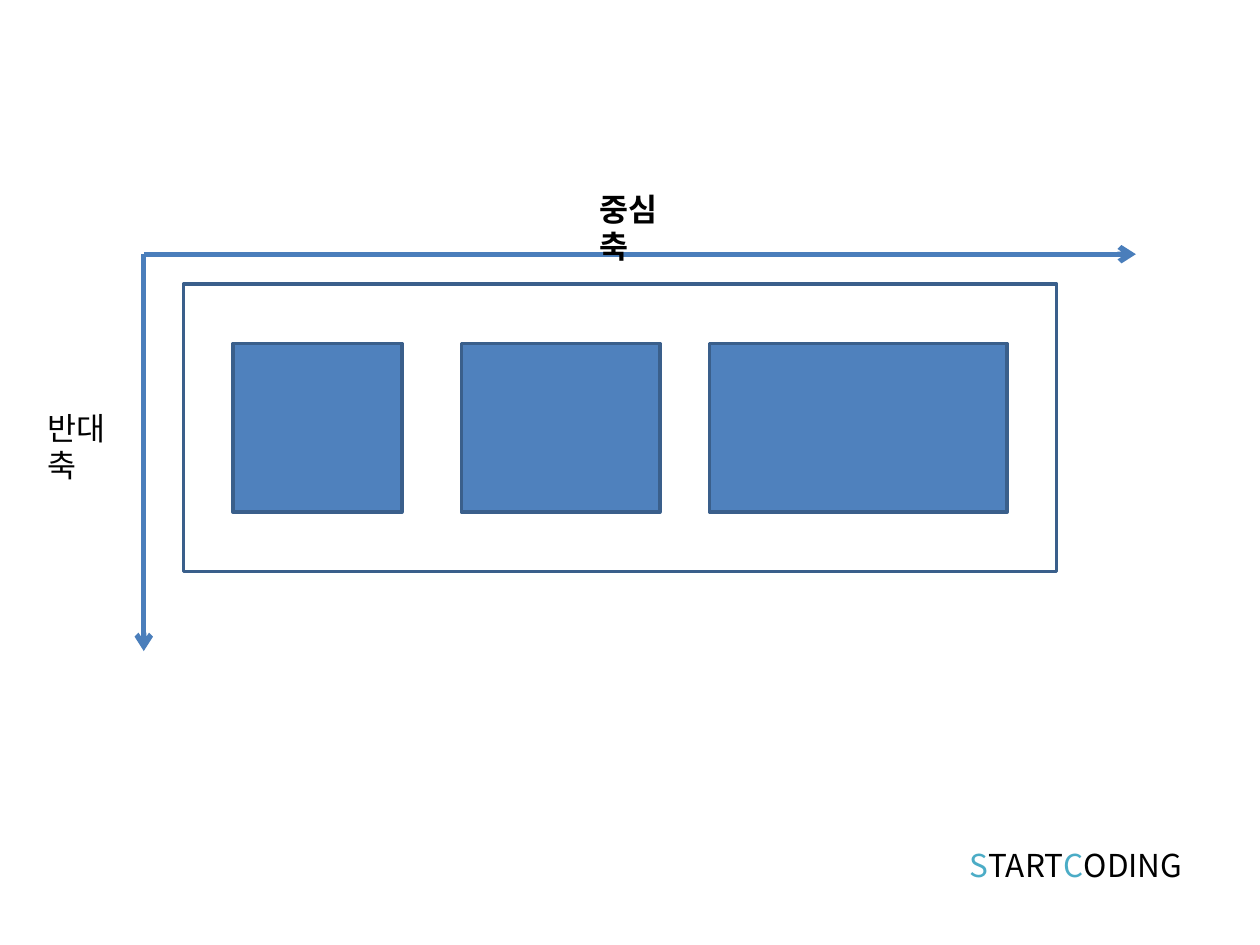
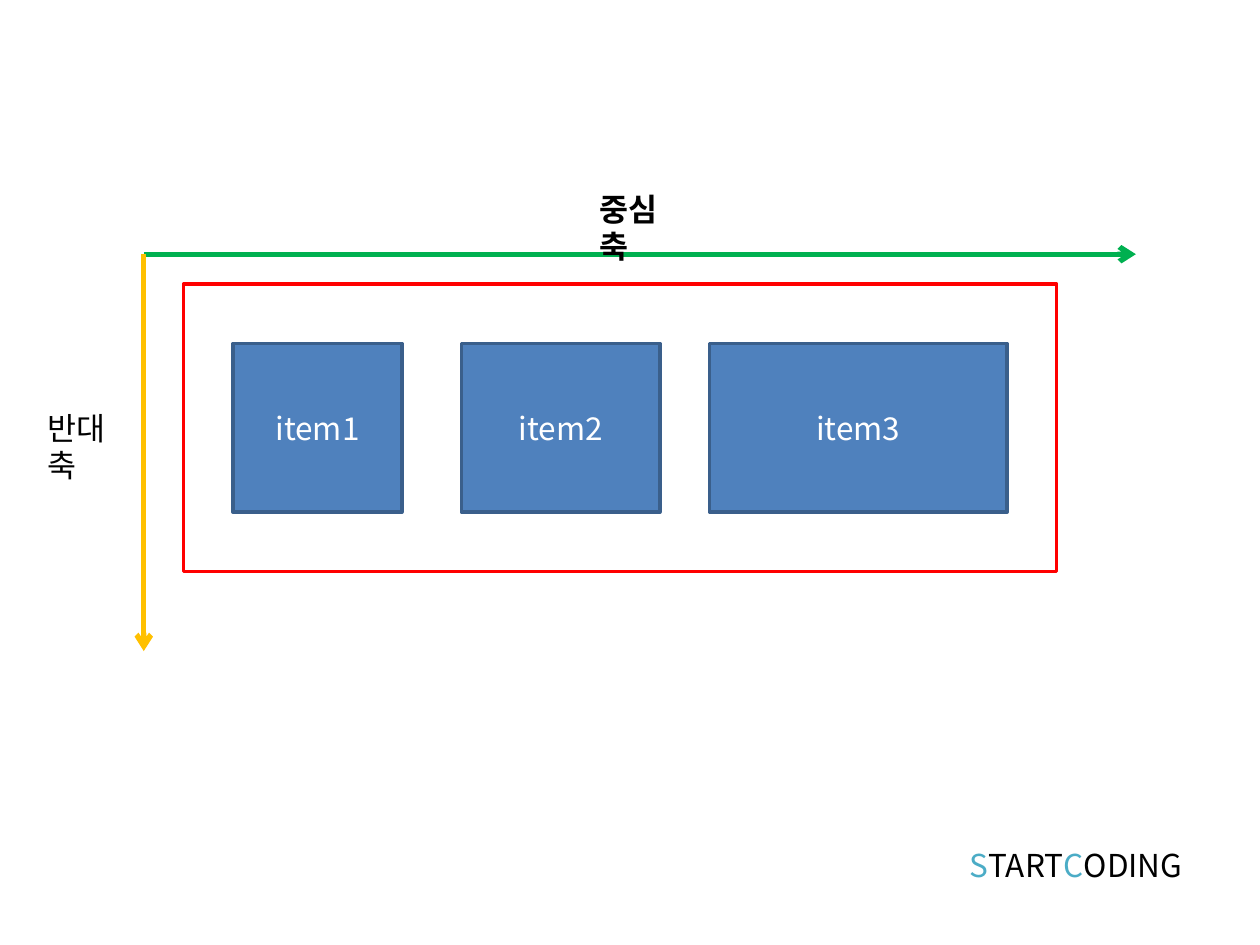
Before and after one commit to kwonkijun/web, a slide deck: slide 7 of 프론트엔드기초(PPT)/CSS3 8강_CSS 플렉스박스 레이아웃.pptx (slide 8 before the commit). Drawn at 1260x945 pixels with LibreOffice and Linux fonts; fonts in the diff are those of the drawing. Boxes give left, top, right and bottom in pixels: in the first picture for what was removed or moved away, otherwise in the second. Text is boxed around its words. In the diff, an @@ line names an element or a change of style, - is before the commit and + after.

```diff
--- a/프론트엔드기초(PPT)/CSS3 8강_CSS 플렉스박스 레이아웃.pptx
+++ b/프론트엔드기초(PPT)/CSS3 8강_CSS 플렉스박스 레이아웃.pptx
@@ arrow (144, 255) - (1137, 255): stroke #4B7EBC 3 pt to #00B050 3 pt @@
@@ arrow (144, 255) - (144, 651): stroke #4B7EBC 3 pt to #FFC000 3 pt @@
@@ rectangle at (184,284,1057,571): outline #3A5F8C 2 pt to #FF0000 2 pt @@
@@ text in rectangle at (275,415,359,441): text added @@
+item1
@@ text in rectangle at (519,415,603,441): text added @@
+item2
@@ text in rectangle at (816,415,900,441): text added @@
+item3
```
Also in this commit, not shown: 4 other slides changed, 6 slides added, 1 slide removed, 1 other file.
